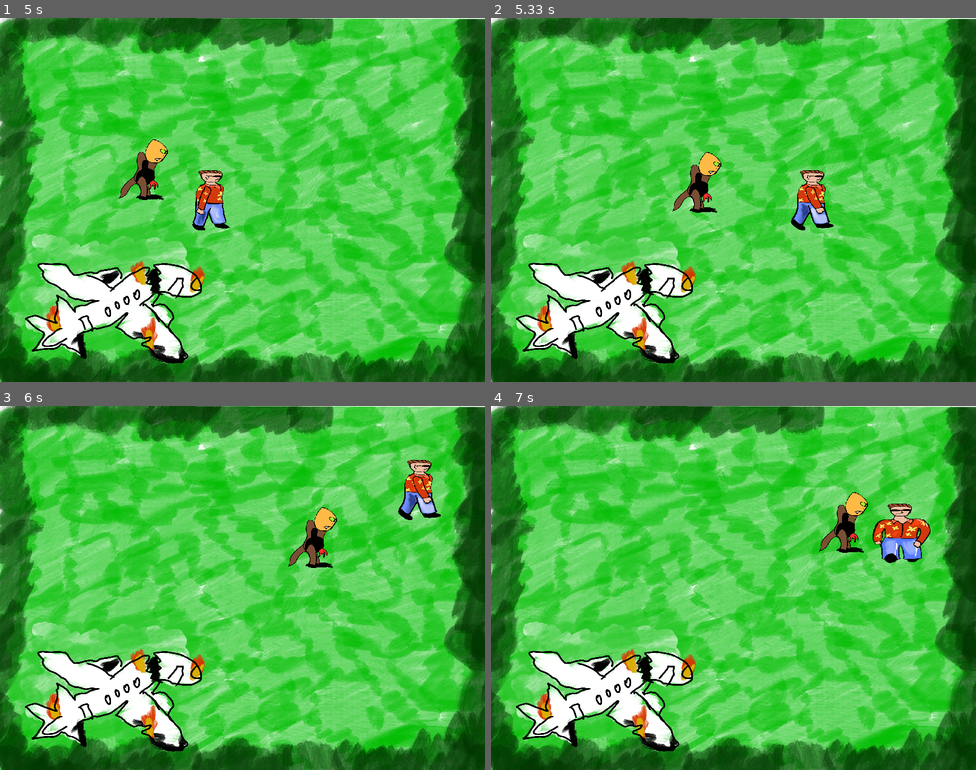
Above: before the commit, frames 1-4 (two rows, left to right).
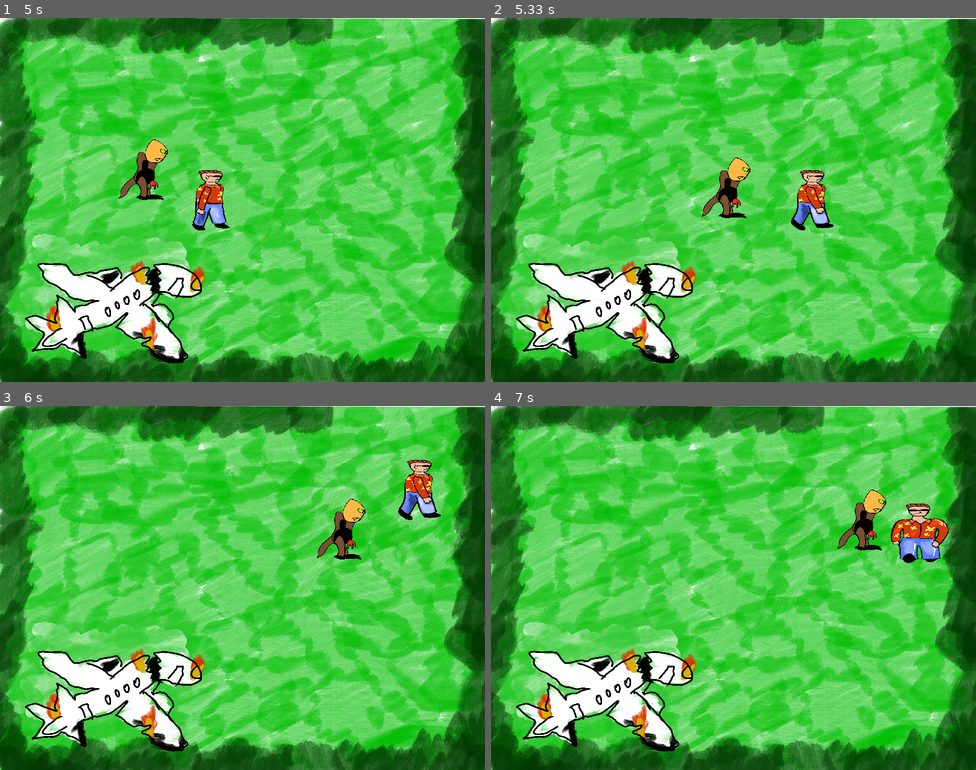
Above: after the commit, the same moments.

Repository: sartep1996/Final_Project_PyGame
Game: pygame game, started from main.py
The game is run twice, just before and just after one commit, with the same random seed, the same clock (stepped at 60 frames per second) and the same inputs.
Inputs:
- Up to frame 1 (5 s): hold D 0.33-0.8 s; hold W 0.83-1.13 s; hold D 1.17-1.63 s; hold A 1.67-2.2 s; hold S 2.23-2.53 s; hold A 2.57-2.97 s; hold W 3-3.37 s; hold D 3.4-4.03 s; hold S 4.07-4.43 s; hold A 4.47-4.93 s; hold D from 4.97 s (still down)
- Up to frame 2 (5.33 s): keep holding D
- Up to frame 3 (6 s): release D at 5.43 s; hold W 5.47-5.77 s; hold D from 5.8 s (still down)
- Up to frame 4 (7 s): release D at 6.27 s; hold A 6.3-6.83 s; hold S from 6.87 s (still down)

Frame 1 is identical in both runs. In frame 2, 1.5% of the frame differs, in the area x 37-54%, y 36-55%; in frame 3, 1.4%; in frame 4, 2.9%, in the area x 67-95%, y 23-44%.

Commit message:
added monster turning in accordance to the player

Diff:
--- a/main.py
+++ b/main.py
@@ -53,6 +53,7 @@
 
 
     collision_with_static_object(player.player_rect, plane_b_object_rect, 10)
+    collision_with_static_object(monster1.monster_rect, plane_b_object_rect, 10)
     collision_with_moving_object(player.player_rect, monster1.monster_rect, 10, player.movement_speed, monster1.movement_speed,  screen_rect)
 
 
--- a/monster_1.py
+++ b/monster_1.py
@@ -57,6 +57,21 @@
 
 
     def monster_update(self, player_rect):
+
+        self.monster_patrol_left_right()
+
+        self.monster_collides_with(player_rect)
+
+        if self.should_follow_player:
+            self.monster_follow_player(player_rect)
+
+    '''
+    def monster_update is main function that is responsible for updating monster, it has all the other functions, responsible for monster behaviour
+    '''
+
+
+    def monster_patrol_left_right(self):
+
         if self.patrol_mode:
             self.x += self.speed * self.direction
             self.monster_rect.x = self.x
@@ -75,34 +90,6 @@
             self.x = BOUNDRY_LEFT
             self.direction = 1
 
-        self.monster_collides_with(player_rect)
-
-
-        if self.should_follow_player:
-            self.monster_follow_player(player_rect)
-
-
-        # else:
-        #     if player_rect.left > self.monster_rect.right:
-        #         self.direction = 1
-        #         self.last_moved = BOUNDRY_RIGHT
-        #     elif player_rect.right < self.monster_rect.left:
-        #         self.direction = -1
-        #         self.last_moved = BOUNDRY_LEFT
-        #     else:
-        #         self.direction = 0
-        #         # Determine the appropriate still image based on player's vertical position
-        #         if player_rect.top < self.monster_rect.top:
-        #             self.last_moved = self.monster_image_up_still
-        #         elif player_rect.bottom > self.monster_rect.bottom:
-        #             self.last_moved = self.monster_image_down_still
-
-        #     self.x += self.speed * self.direction
-        #     self.monster_rect.x = self.x
-        #     self.y += self.speed * self.direction
-        #     self.monster_rect.y = self.y
-
-
     def draw_monster(self, screen):
         if self.last_moved == BOUNDRY_LEFT or self.last_moved == self.monster_image_right_still:
             if self.direction != 0 and not self.is_monster_image:
@@ -149,11 +136,8 @@
             self.should_follow_player = True
             self.patrol_mode = False
 
-            player_center = player_rect.center # remove
-            monster_center = self.monster_rect.center # remove
-
-            dx = player_center[0] - monster_center[0]
-            dy = player_center[1] - monster_center[1]
+            dx = player_rect.center[0] - self.monster_rect.center[0]
+            dy = player_rect.center[1] - self.monster_rect.center[1]
 
             if abs(dx) > abs(dy):
                 if dx > 0:
@@ -170,67 +154,11 @@
                     self.direction = 0
                     self.last_moved = self.monster_image_up_still
 
-            # if self.should_follow_player:
-            #     self.monster_follow_player(player_rect)
-        # self.monster_follow_player(player_rect)
-
-
-
-
-    # def monster_follow_player(self, player_rect):
-    #     player_center = player_rect.center
-    #     monster_center = self.monster_rect.center
-
-    #     dx = player_center[0] - monster_center[0]
-    #     dy = player_center[1] - monster_center[1]
-
-    #     if abs(dx) > abs(dy):
-    #         if dx > 0:
-    #             self.direction = 1
-    #             dx = min(dx, self.movement_speed)
-    #         else:
-    #             self.direction = 2
-    #             dx = max(dx, -self.movement_speed)
-    #         dy = 0
-
-    #     else:
-    #         if dy > 0:
-    #             self.direction_y = 1
-    #             dx = min(dx, self.movement_speed)
-    #         else:
-    #             self.direction_y = -1
-    #             dx = max(dx, self.movement_speed)
-    #         dx = 0
-
-    #     self.x += self.speed + self.direction
-    #     self.monster_rect.x = self.x
-
-    # def monster_follow_player(self, player_rect):
-    #     dx = player_rect.centerx - self.monster_rect.centerx
-    #     dy = player_rect.centery - self.monster_rect.centery
-    #     distance = math.hypot (dx, dy)
-
-    #     if distance != 0:
-    #         direction_x = dx / distance
-    #         direction_y = dy / distance
-    #     else:
-    #         direction_x = 0
-    #         direction_y = 0
-
-    #     if  self.should_follow_player:
-    #         new_x = self.monster_rect.x + direction_x * self.speed
-    #         new_y = self.monster_rect.y + direction_y * self.speed
-
-    #         new_rect = pg.Rect(new_x, new_y, self.monster_rect.width, self.monster_rect.height)
-    #         if not new_rect.colliderect(player_rect):
-    #             self.monster_rect.x = new_x
-    #             self.monster_rect.y = new_y
-
 
     def monster_follow_player(self, player_rect):
         LERP_FACTOR      = 0.05
-        minimum_distance = 140
-        maximum_distance = 200
+        minimum_distance = 120
+        maximum_distance = 150
 
         player_vector = pg.math.Vector2(player_rect.center)
         monster_vector = pg.math.Vector2(self.monster_rect.center)
@@ -247,14 +175,28 @@
 
         self.monster_rect.center = (new_monster_vector.x, new_monster_vector.y)
 
-            # lerp_vector = monster_vector.lerp(new_follower_vector, LERP_FACTOR)
-            # self.monster_rect.center = (int(lerp_vector.x), int(lerp_vector.y))
-
-
-        # player_vector.x = new_monster_vector.x
-        # player_vector.y = new_monster_vector.y
-
-
+        self.folowing_monster_sprites_update(player_rect, distance)
+        self.monster_animate()
+
+
+    def folowing_monster_sprites_update(self, player_rect, distance):
+        dx = player_rect.center[0] - self.monster_rect.center[0]
+        dy = player_rect.center[1] - self.monster_rect.center[1]
+
+        if abs(dx) > abs(dy):
+            if dx > 0:
+                distance  = 0
+                self.last_moved = self.monster_image_left_still
+            else:
+                distance = 0
+                self.last_moved = self.monster_image_right_still
+        else:
+            if dy > 0:
+                distance = 0
+                self.last_moved = self.monster_image_down_still
+            else:
+                distance = 0
+                self.last_moved = self.monster_image_up_still
 
 
 
